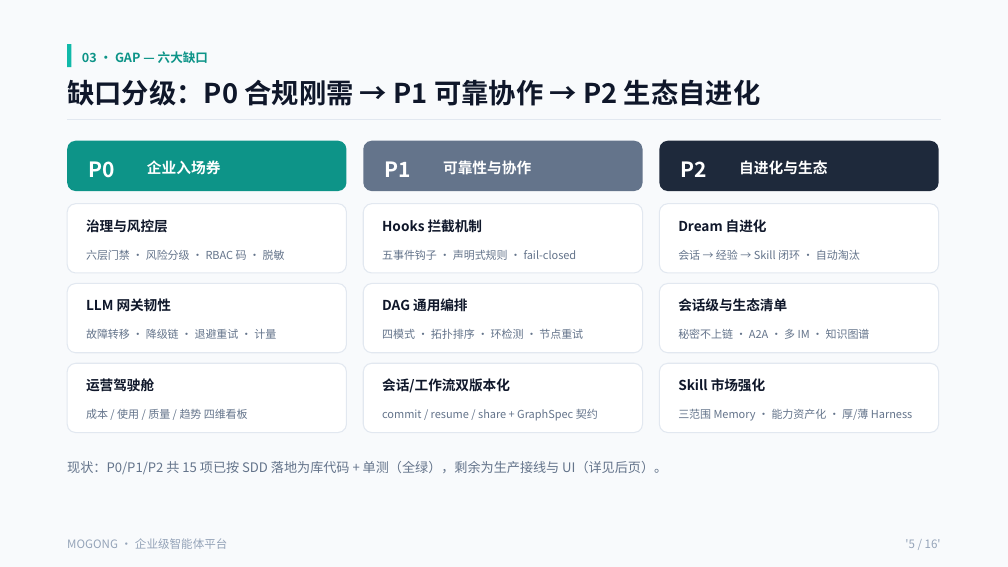
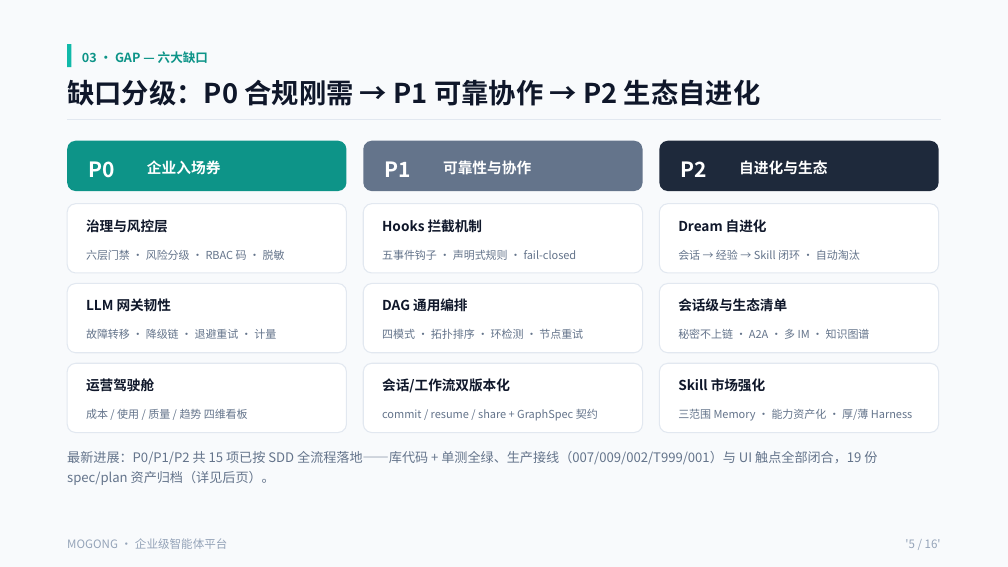
Before and after one commit to cooper2006/mogo, a slide deck: slide 5 of docs/intro-v4.pptx. Drawn at 1008x567 pixels with LibreOffice and Linux fonts; fonts in the diff are those of the drawing. Boxes give left, top, right and bottom in pixels: in the first picture for what was removed or moved away, otherwise in the second. Text is boxed around its words. In the diff, an @@ line names an element or a change of style, - is before the commit and + after.

Commit message:
docs: 同步 SDD 进度（intro-v4.pptx 修订）+ README/部署文档 clone 地址更名
- intro-v4.pptx：按 SDD 全流程落地进度修订 6 页 14 处文本，反映
  007/009/002/T999/001 生产接线闭合（pending-review 5 条全部 resolved）
- README.md / README.zh-CN.md / docker-deployment / windows-installation(中英文)：
  git clone 地址 himovo/movo -> cooper2006/mogo（旧名改名重定向）
- WORK_LOG.md：本轮两批修订记录

```diff
--- a/docs/intro-v4.pptx
+++ b/docs/intro-v4.pptx
@@ text at <box>67,451,877,485</box>: text changed @@
-现状：P0/P1/P2 共 15 项已按 SDD 落地为库代码 + 单测（全绿），剩余为生产接线与 UI（详见后页）。
+最新进展：P0/P1/P2 共 15 项已按 SDD 全流程落地——库代码 + 单测全绿、生产接线（007/009/002/T999/001）与 UI 触点全部闭合，19 份 spec/plan 资产归档（详见后页）。
```
Also in this commit, not shown: 4 other slides changed, 6 other files.
